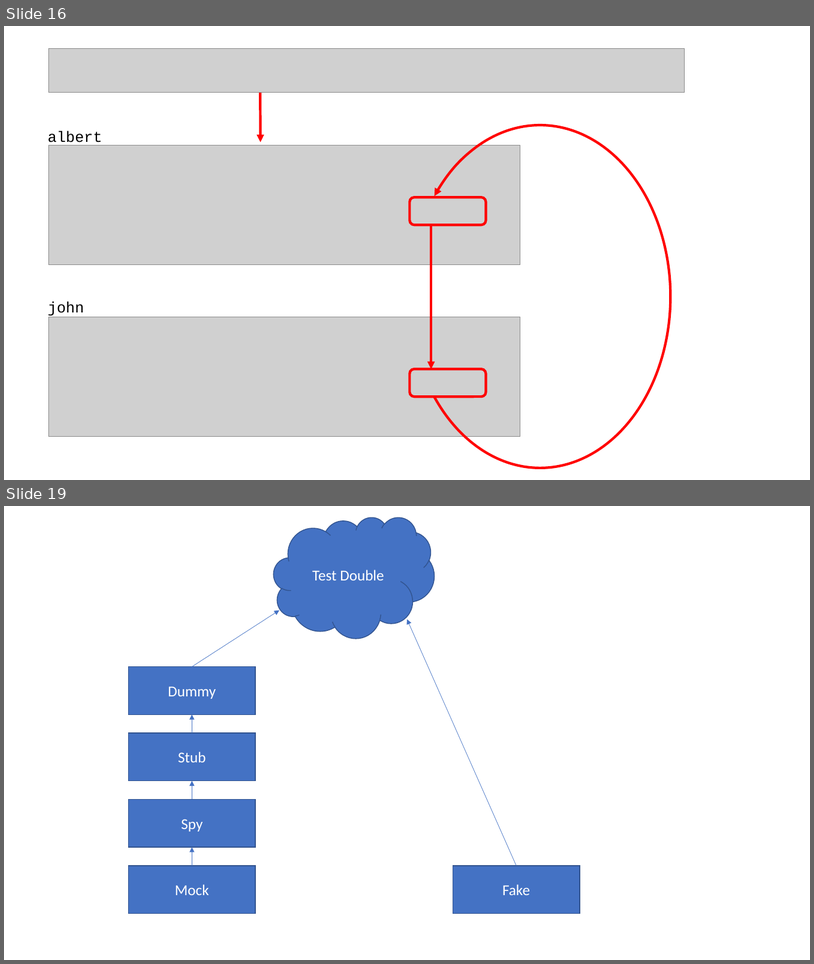
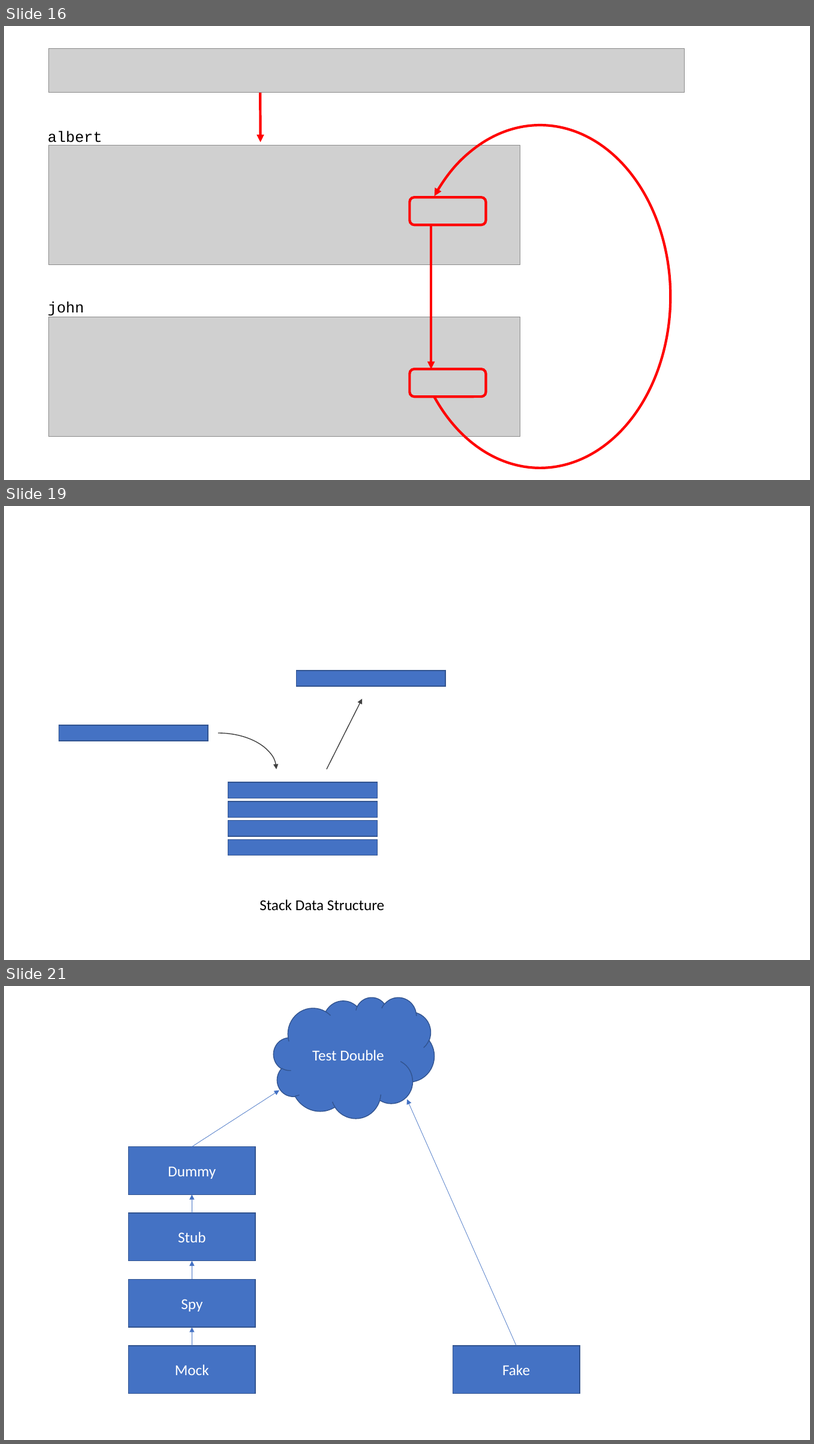
Before and after one commit to albertattard/java-boot-camp, a slide deck: assets/images/Images.pptx. Shown one above the other, each under a label of ours: slides 16 and 19 before the commit, slides 16, 19 and 21 after it; the slides between them are not shown. The pictures are 814x964 and 814x1444 pixels, drawn with LibreOffice and Linux fonts; fonts in the diff are those of the drawing; grey boxes stand for pictures. Boxes give left, top, right and bottom in pixels: in the first picture for what was removed or moved away, otherwise in the second. Text is boxed around its words. In the diff, an @@ line names an element or a change of style, - is before the commit and + after.

```diff
--- a/assets/images/Images.pptx
+++ b/assets/images/Images.pptx
@@ slide 19 added at box(4, 506, 810, 960), background #FFFFFF @@
@@ rectangle added at box(296, 670, 446, 686), fill #4472C4, outline #325491 1 pt @@
@@ arrow added from (327, 769) to (362, 699), #404040 1 pt @@
@@ rectangle added at box(59, 725, 209, 741), fill #4472C4, outline #325491 1 pt @@
@@ arc (boxed as its full ellipse) added at box(159, 733, 276, 805), outline #404040 1 pt @@
@@ rectangle added at box(228, 783, 378, 798), fill #4472C4, outline #325491 1 pt @@
@@ rectangle added at box(228, 801, 378, 817), fill #4472C4, outline #325491 1 pt @@
@@ rectangle added at box(228, 820, 378, 837), fill #4472C4, outline #325491 1 pt @@
@@ rectangle added at box(228, 840, 378, 855), fill #4472C4, outline #325491 1 pt @@
@@ text added at box(260, 899, 384, 910), 18 pt, text #000000 @@
+Stack Data Structure
@@ what was slide 19 is now slide 21 @@
```
Also in this commit, not shown: 1 slide changed, 1 other slide added, 3 other files.
